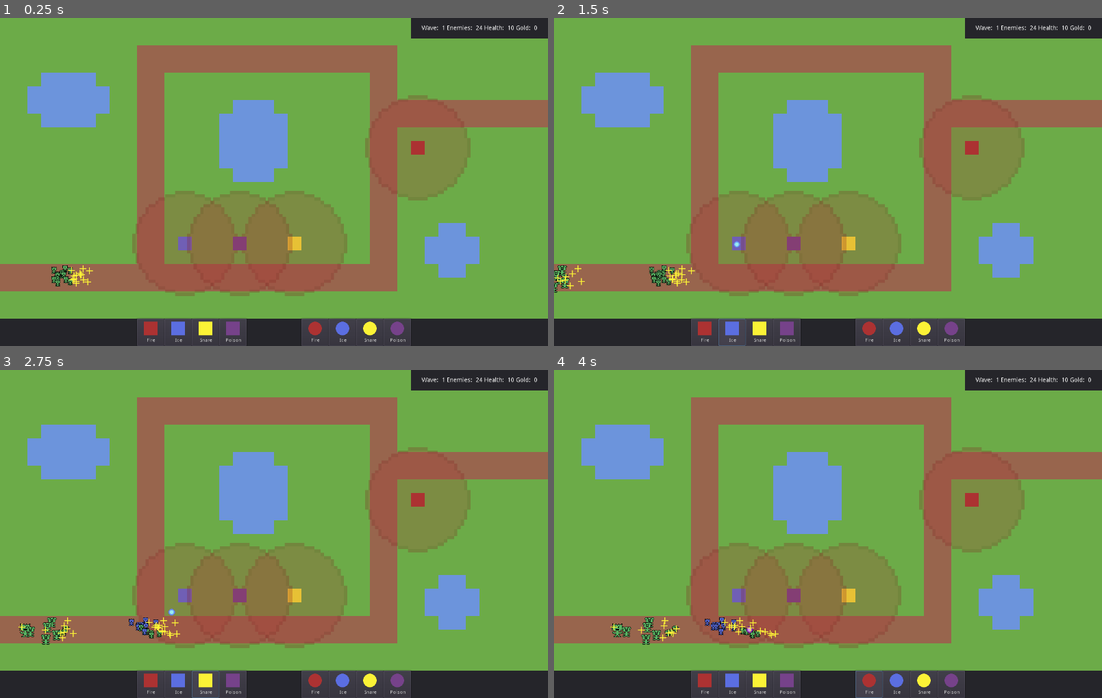
Above: before the commit, frames 1-4 (two rows, left to right).
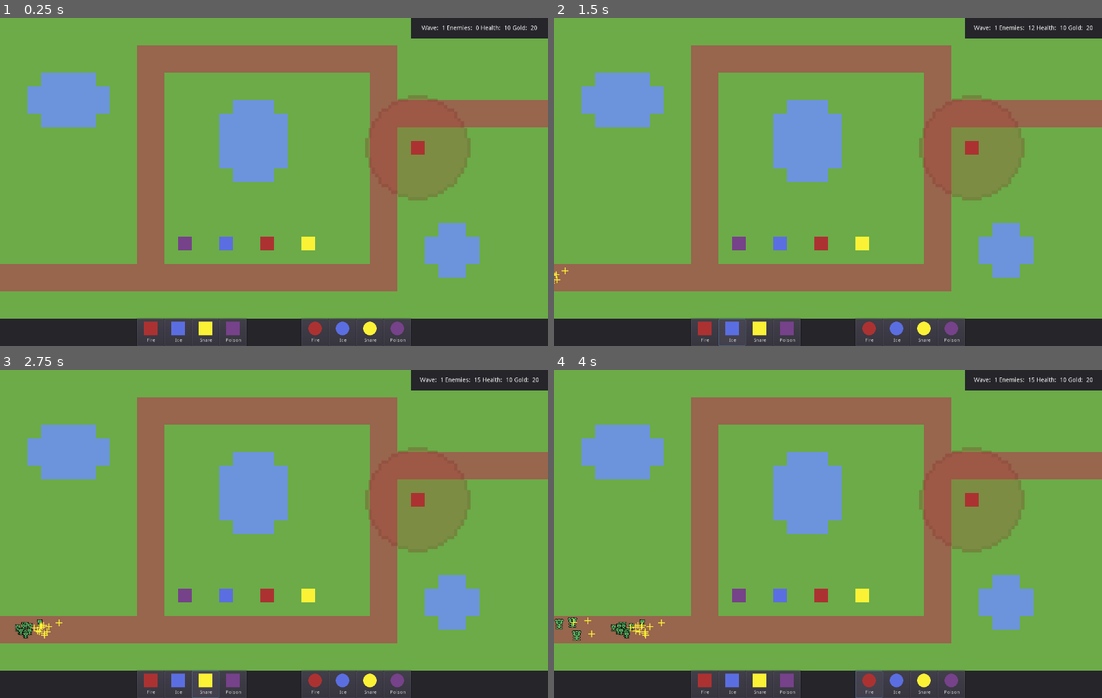
Above: after the commit, the same moments.

Repository: ivocoumans/godotwildjam72
Game: Godot game, scene res://screens/GameplayScreen.tscn
Two runs of this game, one before a commit and one after it. Both use one fixed random seed, a clock stepped at 60 frames per second and the inputs below.
Inputs:
- Up to frame 1 (0.25 s): no input
- Up to frame 2 (1.5 s): click "Fire" at 0.5 s; click "Ice" at 1.25 s
- Up to frame 3 (2.75 s): click "Snare" at 2 s
- Up to frame 4 (4 s): click "Poison" at 2.75 s; click "Fire" at 3.5 s

The runs differ from the first frame. In frame 1, 7.6% of the frame differs, in the area x 9-98%, y 2-85%; in frame 2, 7.9%; in frame 3, 8.1%; in frame 4, 8.3%, in the area x 0-99%, y 2-85%.

Commit message:
667: create a wave system, 662: add ability casting cost

Diff:
--- a/actors/enemies/BossEnemy.tscn
+++ b/actors/enemies/BossEnemy.tscn
@@ -9,9 +9,9 @@
 
 [node name="BossEnemy" type="KinematicBody2D"]
 script = ExtResource( 3 )
-health = 35.0
+health = 50.0
 damage = 5.0
-gold = 15.0
+gold = 5.0
 speed = 75.0
 
 [node name="Sprite" type="Sprite" parent="."]
--- a/actors/enemies/FastEnemy.tscn
+++ b/actors/enemies/FastEnemy.tscn
@@ -10,7 +10,7 @@
 [node name="FastEnemy" type="KinematicBody2D"]
 script = ExtResource( 3 )
 health = 10.0
-gold = 3.0
+gold = 2.0
 speed = 100.0
 
 [node name="Sprite" type="Sprite" parent="."]
--- a/actors/enemies/RegularEnemy.tscn
+++ b/actors/enemies/RegularEnemy.tscn
@@ -9,6 +9,7 @@
 
 [node name="RegularEnemy" type="KinematicBody2D"]
 script = ExtResource( 3 )
+health = 12.0
 
 [node name="Sprite" type="Sprite" parent="."]
 position = Vector2( 8, 8 )
--- a/actors/enemies/StrongEnemy.tscn
+++ b/actors/enemies/StrongEnemy.tscn
@@ -9,6 +9,10 @@
 
 [node name="StrongEnemy" type="KinematicBody2D"]
 script = ExtResource( 3 )
+health = 17.0
+damage = 2.0
+gold = 2.0
+speed = 80.0
 
 [node name="Sprite" type="Sprite" parent="."]
 position = Vector2( 12, 12 )
--- a/common/event_bus.gd
+++ b/common/event_bus.gd
@@ -1,15 +1,15 @@
 extends Node
 
 
-signal tower_fired(position, destination, type, amount)
+signal fire_bullet(bullet, origin, target, amount)
 signal base_hit(damage)
 signal enemy_killed(gold)
 signal build_mode(tower)
 signal active_ability(ability)
 
 
-func emit_tower_fired(position: Vector2, destination: Vector2, type: int, amount: int = 1) -> void:
-	emit_signal("tower_fired", position, destination, type, amount)
+func emit_fire_bullet(bullet: Resource, origin: Vector2, target: Vector2, amount: int = 1) -> void:
+	emit_signal("fire_bullet", bullet, origin, target, amount)
 
 
 func emit_base_hit(damage: float) -> void:
--- /dev/null
+++ b/common/wave_data.gd
@@ -0,0 +1,112 @@
+extends Node
+class_name WaveData
+
+
+const wave_data = {
+	# level 1
+	0: {
+		# wave 1
+		0: {
+			# groups
+			0: {
+				# enemies
+				0: {
+					"type": 0,
+					"amount": 12,
+					"delay": 0
+				}
+			},
+			1: {
+				0: {
+					"type": 1,
+					"amount": 3,
+					"delay": 2.0
+				}
+			},
+			2: {
+				0: {
+					"type": 2,
+					"amount": 3,
+					"delay": 5.0
+				}
+			},
+			3: {
+				0: {
+					"type": 3,
+					"amount": 1,
+					"delay": 8.0
+				}
+			}
+		},
+
+		# wave 2
+		1: {
+			# groups
+			0: {
+				# enemies
+				0: {
+					"type": 0,
+					"amount": 15,
+					"delay": 0
+				},
+				1: {
+					"type": 1,
+					"amount": 3,
+					"delay": 2.0
+				}
+			},
+			1: {
+				0: {
+					"type": 0,
+					"amount": 12,
+					"delay": 7.5
+				},
+				1: {
+					"type": 1,
+					"amount": 3,
+					"delay": 10.0
+				},
+				2: {
+					"type": 2,
+					"amount": 3,
+					"delay": 12.5
+				}
+			},
+			2: {
+				0: {
+					"type": 2,
+					"amount": 7,
+					"delay": 20.0
+				},
+				1: {
+					"type": 1,
+					"amount": 10,
+					"delay": 22.5
+				}
+			},
+			3: {
+				0: {
+					"type": 0,
+					"amount": 10,
+					"delay": 35.0
+				},
+				1: {
+					"type": 3,
+					"amount": 1,
+					"delay": 30.0
+				},
+				2: {
+					"type": 1,
+					"amount": 5,
+					"delay": 33.0
+				}
+			}
+		}
+	}
+}
+
+
+static func get_wave_data(level, wave: int) -> Dictionary:
+	if wave_data.size() >= level + 1 and wave_data[level].size() >= wave + 1:
+		return wave_data[level][wave]
+	return {}
--- a/objects/BulletSpawner.gd
+++ b/objects/BulletSpawner.gd
@@ -1,30 +1,11 @@
 extends Node
 
 
-const ExplosiveBullet: Resource = preload("res://objects/bullets/ExplosiveBullet.tscn")
-const FreezeBullet: Resource = preload("res://objects/bullets/FreezeBullet.tscn")
-const SnareBullet: Resource = preload("res://objects/bullets/SnareBullet.tscn")
-const PoisonBullet: Resource = preload("res://objects/bullets/PoisonBullet.tscn")
-
-
-func spawn_bullets(position: Vector2, destination: Vector2, type: int, amount: int = 1) -> Array:
+func spawn_bullets2(bullet: Resource, origin: Vector2, target: Vector2, amount: int = 1) -> Array:
 	var local_bullets: Array = []
 	for i in amount:
-		var bullet: Node2D = _create_bullet_instance(type)
-		bullet.position = position
-		bullet.destination = destination
-		local_bullets.append(bullet)
+		var bullet_instance: Node2D = bullet.instance()
+		bullet_instance.position = origin
+		bullet_instance.destination = target
+		local_bullets.append(bullet_instance)
 	return local_bullets
-
-
-func _create_bullet_instance(type: int) -> Node2D:
-	var bullet: Node2D = null
-	if type == 0:
-		bullet = ExplosiveBullet.instance()
-	elif type == 1:
-		bullet = FreezeBullet.instance()
-	elif type == 2:
-		bullet = SnareBullet.instance()
-	elif type == 3:
-		bullet = PoisonBullet.instance()
-	return bullet
--- /dev/null
+++ b/objects/abilities/AbilityBase.gd
@@ -0,0 +1,10 @@
+extends Node2D
+class_name AbilityBase
+
+
+export (float) var cost: float = 0.0
+export (Resource) var bullet: Resource = null
+
+
+func activate(origin: Vector2, target: Vector2) -> void:
+	EventBus.emit_fire_bullet(bullet, origin, target)
--- /dev/null
+++ b/objects/abilities/AbilityBase.tscn
@@ -0,0 +1,3 @@
+[gd_scene format=2]
+
+[node name="AbilityBase" type="Node2D"]
--- /dev/null
+++ b/objects/abilities/ExplosiveAbility.gd
@@ -0,0 +1 @@
+extends AbilityBase
--- /dev/null
+++ b/objects/abilities/ExplosiveAbility.tscn
@@ -0,0 +1,14 @@
+[gd_scene load_steps=4 format=2]
+
+[ext_resource path="res://objects/abilities/AbilityBase.tscn" type="PackedScene" id=1]
+[ext_resource path="res://objects/abilities/ExplosiveAbility.gd" type="Script" id=2]
+[ext_resource path="res://objects/bullets/ExplosiveBullet.tscn" type="PackedScene" id=3]
+
+[node name="ExplosiveAbility" type="Node2D"]
+script = ExtResource( 2 )
+cost = 10.0
+bullet = ExtResource( 3 )
+
+[node name="Sprite" type="Sprite" parent="."]
+
+[node name="AbilityBase" parent="." instance=ExtResource( 1 )]
--- /dev/null
+++ b/objects/abilities/FreezeAbility.gd
@@ -0,0 +1 @@
+extends AbilityBase
--- /dev/null
+++ b/objects/abilities/FreezeAbility.tscn
@@ -0,0 +1,14 @@
+[gd_scene load_steps=4 format=2]
+
+[ext_resource path="res://objects/abilities/AbilityBase.tscn" type="PackedScene" id=1]
+[ext_resource path="res://objects/abilities/FreezeAbility.gd" type="Script" id=2]
+[ext_resource path="res://objects/bullets/FreezeBullet.tscn" type="PackedScene" id=3]
+
+[node name="FreezeAbility" type="Node2D"]
+script = ExtResource( 2 )
+cost = 15.0
+bullet = ExtResource( 3 )
+
+[node name="Sprite" type="Sprite" parent="."]
+
+[node name="AbilityBase" parent="." instance=ExtResource( 1 )]
--- /dev/null
+++ b/objects/abilities/PoisonAbility.gd
@@ -0,0 +1 @@
+extends AbilityBase
--- /dev/null
+++ b/objects/abilities/PoisonAbility.tscn
@@ -0,0 +1,14 @@
+[gd_scene load_steps=4 format=2]
+
+[ext_resource path="res://objects/abilities/AbilityBase.tscn" type="PackedScene" id=1]
+[ext_resource path="res://objects/abilities/PoisonAbility.gd" type="Script" id=2]
+[ext_resource path="res://objects/bullets/PoisonBullet.tscn" type="PackedScene" id=3]
+
+[node name="PoisonAbility" type="Node2D"]
+script = ExtResource( 2 )
+cost = 20.0
+bullet = ExtResource( 3 )
+
+[node name="Sprite" type="Sprite" parent="."]
+
+[node name="AbilityBase" parent="." instance=ExtResource( 1 )]
--- /dev/null
+++ b/objects/abilities/SnareAbility.gd
@@ -0,0 +1 @@
+extends AbilityBase
--- /dev/null
+++ b/objects/abilities/SnareAbility.tscn
@@ -0,0 +1,14 @@
+[gd_scene load_steps=4 format=2]
+
+[ext_resource path="res://objects/abilities/AbilityBase.tscn" type="PackedScene" id=1]
+[ext_resource path="res://objects/abilities/SnareAbility.gd" type="Script" id=2]
+[ext_resource path="res://objects/bullets/SnareBullet.tscn" type="PackedScene" id=3]
+
+[node name="SnareAbility" type="Node2D"]
+script = ExtResource( 2 )
+cost = 17.0
+bullet = ExtResource( 3 )
+
+[node name="Sprite" type="Sprite" parent="."]
+
+[node name="AbilityBase" parent="." instance=ExtResource( 1 )]
--- a/objects/bullets/ExplosiveBullet.gd
+++ b/objects/bullets/ExplosiveBullet.gd
@@ -1,7 +1,7 @@
 extends BulletBase
 
 
-var damage: float = 9.0
+export (float) var damage: float = 9.0
 
 
 func _apply_effect(body: PhysicsBody2D) -> void:
--- a/objects/bullets/ExplosiveBullet.tscn
+++ b/objects/bullets/ExplosiveBullet.tscn
@@ -6,7 +6,7 @@
 
 [node name="ExplosiveBullet" type="Node2D"]
 script = ExtResource( 3 )
-speed = 225.0
+speed = 175.0
 
 [node name="Sprite" type="Sprite" parent="."]
 texture = ExtResource( 2 )
--- a/objects/bullets/FreezeBullet.gd
+++ b/objects/bullets/FreezeBullet.gd
@@ -1,9 +1,9 @@
 extends BulletBase
 
 
-var damage: float = 2.0
-var slow_multiplier: float = 0.5
-var slow_duration: float = 3.0
+export (float) var damage: float = 2.0
+export (float) var slow_multiplier: float = 0.5
+export (float) var slow_duration: float = 3.0
 
 
 func _apply_effect(body: PhysicsBody2D) -> void:
--- a/objects/bullets/PoisonBullet.gd
+++ b/objects/bullets/PoisonBullet.gd
@@ -1,9 +1,9 @@
 extends BulletBase
 
 
-var tick_damage: float = 3.0
-var tick_duration: float = 0.7
-var ticks: float = 3
+export (float) var tick_damage: float = 3.0
+export (float) var tick_duration: float = 0.7
+export (float) var ticks: float = 3
 
 
 func _apply_effect(body: PhysicsBody2D) -> void:
--- a/objects/bullets/SnareBullet.gd
+++ b/objects/bullets/SnareBullet.gd
@@ -1,8 +1,8 @@
 extends BulletBase
 
 
-var slow_multiplier: float = 0.0
-var slow_duration: float = 2.0
+export (float) var slow_multiplier: float = 0.0
+export (float) var slow_duration: float = 2.0
 
 
 func _apply_effect(body: PhysicsBody2D) -> void:
--- a/objects/towers/ExplosiveTower.tscn
+++ b/objects/towers/ExplosiveTower.tscn
@@ -1,11 +1,15 @@
-[gd_scene load_steps=4 format=2]
+[gd_scene load_steps=5 format=2]
 
 [ext_resource path="res://objects/towers/TowerBase.tscn" type="PackedScene" id=1]
 [ext_resource path="res://assets/tower1.png" type="Texture" id=2]
 [ext_resource path="res://objects/towers/ExplosiveTower.gd" type="Script" id=3]
+[ext_resource path="res://objects/bullets/ExplosiveBullet.tscn" type="PackedScene" id=4]
 
 [node name="ExplosiveTower" type="Node2D"]
 script = ExtResource( 3 )
+fire_rate = 0.75
+bullet = ExtResource( 4 )
+cost = 20.0
 
 [node name="Sprite" type="Sprite" parent="."]
 position = Vector2( 16, 16 )
--- a/objects/towers/FreezeTower.tscn
+++ b/objects/towers/FreezeTower.tscn
@@ -1,14 +1,15 @@
-[gd_scene load_steps=4 format=2]
+[gd_scene load_steps=5 format=2]
 
 [ext_resource path="res://objects/towers/TowerBase.tscn" type="PackedScene" id=1]
 [ext_resource path="res://assets/tower2.png" type="Texture" id=2]
 [ext_resource path="res://objects/towers/FreezeTower.gd" type="Script" id=3]
+[ext_resource path="res://objects/bullets/FreezeBullet.tscn" type="PackedScene" id=4]
 
 [node name="FreezeTower" type="Node2D"]
 script = ExtResource( 3 )
 fire_rate = 1.0
-bullet_type = 1
-cost = 8.0
+bullet = ExtResource( 4 )
+cost = 30.0
 
 [node name="Sprite" type="Sprite" parent="."]
 position = Vector2( 16, 16 )
--- a/objects/towers/PoisonTower.tscn
+++ b/objects/towers/PoisonTower.tscn
@@ -1,14 +1,15 @@
-[gd_scene load_steps=4 format=2]
+[gd_scene load_steps=5 format=2]
 
 [ext_resource path="res://objects/towers/TowerBase.tscn" type="PackedScene" id=1]
 [ext_resource path="res://assets/tower5.png" type="Texture" id=2]
 [ext_resource path="res://objects/towers/PoisonTower.gd" type="Script" id=3]
+[ext_resource path="res://objects/bullets/PoisonBullet.tscn" type="PackedScene" id=4]
 
 [node name="PoisonTower" type="Node2D"]
 script = ExtResource( 3 )
 fire_rate = 2.5
-bullet_type = 3
-cost = 15.0
+bullet = ExtResource( 4 )
+cost = 50.0
 
 [node name="Sprite" type="Sprite" parent="."]
 position = Vector2( 16, 16 )
--- a/objects/towers/SnareTower.tscn
+++ b/objects/towers/SnareTower.tscn
@@ -1,14 +1,15 @@
-[gd_scene load_steps=4 format=2]
+[gd_scene load_steps=5 format=2]
 
 [ext_resource path="res://objects/towers/TowerBase.tscn" type="PackedScene" id=1]
 [ext_resource path="res://assets/tower3.png" type="Texture" id=2]
 [ext_resource path="res://objects/towers/SnareTower.gd" type="Script" id=3]
+[ext_resource path="res://objects/bullets/SnareBullet.tscn" type="PackedScene" id=4]
 
 [node name="SnareTower" type="Node2D"]
 script = ExtResource( 3 )
 fire_rate = 3.0
-bullet_type = 2
-cost = 12.0
+bullet = ExtResource( 4 )
+cost = 40.0
 
 [node name="Sprite" type="Sprite" parent="."]
 position = Vector2( 16, 16 )
--- a/objects/towers/TowerBase.gd
+++ b/objects/towers/TowerBase.gd
@@ -5,7 +5,7 @@
 export (bool) var is_enabled: bool = true
 export (bool) var show_radius: bool = false
 export (float) var fire_rate: float = 0.5
-export (int) var bullet_type: int = 0
+export (Resource) var bullet: Resource = null
 export (float) var cost: float = 5.0
 
 
@@ -28,7 +28,7 @@
 	if _timer >= fire_rate:
 		_timer = 0
 		var enemy = _find_closest_enemy()
-		EventBus.emit_tower_fired(position + $Sprite.position, enemy.global_position, bullet_type)
+		EventBus.emit_fire_bullet(bullet, position + $Sprite.position, enemy.global_position)
 
 
 func _find_closest_enemy() -> Node2D:
--- a/project.godot
+++ b/project.godot
@@ -9,6 +9,11 @@
 config_version=4
 
 _global_script_classes=[ {
+"base": "Node2D",
+"class": "AbilityBase",
+"language": "GDScript",
+"path": "res://objects/abilities/AbilityBase.gd"
+}, {
 "base": "Node2D",
 "class": "BulletBase",
 "language": "GDScript",
@@ -38,14 +43,21 @@
 "class": "TowerBase",
 "language": "GDScript",
 "path": "res://objects/towers/TowerBase.gd"
+}, {
+"base": "Node",
+"class": "WaveData",
+"language": "GDScript",
+"path": "res://common/wave_data.gd"
 } ]
 _global_script_class_icons={
+"AbilityBase": "",
 "BulletBase": "",
 "Common": "",
 "DamageOverTimeEffect": "",
 "EnemyBase": "",
 "SlowEffect": "",
-"TowerBase": ""
+"TowerBase": "",
+"WaveData": ""
 }
 
 [application]
--- a/screens/GameplayScreen.gd
+++ b/screens/GameplayScreen.gd
@@ -6,19 +6,26 @@
 const SnareTower: PackedScene = preload("res://objects/towers/SnareTower.tscn")
 const PoisonTower: PackedScene = preload("res://objects/towers/PoisonTower.tscn")
 
+const ExplosiveAbility: PackedScene = preload("res://objects/abilities/ExplosiveAbility.tscn")
+const FreezeAbility: PackedScene = preload("res://objects/abilities/FreezeAbility.tscn")
+const SnareAbility: PackedScene = preload("res://objects/abilities/SnareAbility.tscn")
+const PoisonAbility: PackedScene = preload("res://objects/abilities/PoisonAbility.tscn")
+
 
 const GRID_SIZE: int = 32
 const SCREEN_EDGE: int = 700
 
 
 var _health: float = 10.0
-var _gold: float = 0.0
+var _gold: float = 20.0
 var _enemies: int = 0
-var _wave: int = 0
+var _level: int = 0
+var _wave: int = -1
 var _is_build_mode: bool = false
 var _active_tower: int = -1
 var _active_ability: int = -1
-var _wave_timer: float = 0
+var _spawn_timer: float = 0
+var _enemies_to_spawn: Array = []
 
 
 onready var viewport_size: Vector2 = get_viewport().size
@@ -51,10 +58,19 @@
 func _process(delta: float) -> void:
 	_process_camera(delta)
 	_process_building(delta)
-	_wave_timer += delta
-	if _wave_timer > 10:
-		_wave_timer = 0
-		_spawn_wave()
+
+	# spawn
+	_spawn_timer += delta
+	if _spawn_timer >= 0.5:
+		_spawn_timer = 0
+		var enemies_to_remove: Array = []
+		for enemy in _enemies_to_spawn:
+			enemy.delay -= 0.5
+			if enemy.delay <= 0:
+				enemies_to_remove.append(enemy)
+				_spawn_enemies(enemy.type, enemy.amount)
+		for enemy in enemies_to_remove:
+			_enemies_to_spawn.remove(_enemies_to_spawn.find(enemy))
 
 
 func _ready_ui() -> void:
@@ -65,7 +81,7 @@
 
 
 func _ready_events() -> void:
-	var _error = EventBus.connect("tower_fired", self, "_on_EventBus_tower_fired")
+	var _error = EventBus.connect("fire_bullet", self, "_on_EventBus_fire_bullet")
 	_error = EventBus.connect("base_hit", self, "_on_EventBus_base_hit")
 	_error = EventBus.connect("enemy_killed", self, "_on_EventBus_enemy_killed")
 	_error = EventBus.connect("build_mode", self, "_on_EventBus_build_mode")
@@ -110,10 +126,14 @@
 		return
 
 	# activate ability
-	if event.is_action_pressed("ui_select"):
+	# TODO: variable cost from ability definition
+	if event.is_action_pressed("ui_select") and _gold >= 10:
 		var mouse_position: Vector2 = _get_mouse_position()
 		if mouse_position.y <= SCREEN_EDGE:
-			_spawn_bullets(mouse_position - Vector2(50, 50), mouse_position, _active_ability, 1)
+			var ability = _get_ability_instance(_active_ability)
+			ability.activate(mouse_position - Vector2(50, 50), mouse_position)
+			_gold -= ability.cost
+			ui.set_gold(_gold)
 
 
 
@@ -153,13 +173,17 @@
 
 
 func _spawn_wave() -> void:
-	# TODO
 	_wave += 1
-	_spawn_enemies(0, 15, 250)
-	_spawn_enemies(1, 5, 0)
-	_spawn_enemies(2, 3, -50)
-	_spawn_enemies(3, 1, -250)
-	ui.set_wave(_wave)
+	_enemies_to_spawn = []
+	var wave_data = WaveData.get_wave_data(_level, _wave)
+	if wave_data.empty():
+		return
+	for group_key in wave_data:
+		var group = wave_data[group_key]
+		for enemy_key in group:
+			var enemy = group[enemy_key]
+			_enemies_to_spawn.append(enemy)
+	ui.set_wave(_wave + 1)
 
 
 func _spawn_enemies(type: int = 0, amount: int = 1, offset: float = 0) -> void:
@@ -182,8 +206,8 @@
 	return false
 
 
-func _spawn_bullets(position: Vector2, destination: Vector2, type: int, amount: int = 1) -> void:
-	var spawned_bullets: Array = bullet_spawner.spawn_bullets(position, destination, type, amount)
+func _spawn_bullets(bullet: Resource, origin: Vector2, target: Vector2, amount: int = 1) -> void:
+	var spawned_bullets: Array = bullet_spawner.spawn_bullets2(bullet, origin, target, amount)
 	for bullet in spawned_bullets:
 		bullets.add_child(bullet)
 
@@ -204,8 +228,19 @@
 	return Tower.instance()
 
 
-func _on_EventBus_tower_fired(position: Vector2, destination: Vector2, type: int, amount: int = 1) -> void:
-	_spawn_bullets(position, destination, type, amount)
+func _get_ability_instance(ability: int = 0) -> Node:
+	var Ability: PackedScene = ExplosiveAbility
+	if ability == 1:
+		Ability = FreezeAbility
+	elif ability == 2:
+		Ability = SnareAbility
+	elif ability == 3:
+		Ability = PoisonAbility
+	return Ability.instance()
+
+
+func _on_EventBus_fire_bullet(bullet: Resource, origin: Vector2, target: Vector2, amount: int = 1) -> void:
+	_spawn_bullets(bullet, origin, target, amount)
 
 
 func _on_EventBus_base_hit(damage: float) -> void:
@@ -219,6 +254,7 @@
 		_enemies = 0
 		# TODO: wave cleared
 		print("Wave cleared")
+		_spawn_wave()
 	ui.set_health(_health)
 	ui.set_enemies(_enemies)
 
@@ -230,6 +266,7 @@
 		_enemies = 0
 		# TODO: wave cleared
 		print("Wave cleared")
+		_spawn_wave()
 	ui.set_gold(_gold)
 	ui.set_enemies(_enemies)
 
--- a/screens/GameplayScreen.tscn
+++ b/screens/GameplayScreen.tscn
@@ -45,17 +45,17 @@
 position = Vector2( 960, 288 )
 show_radius = true
 
+[node name="ExplosiveTower2" parent="Node2D/Towers" instance=ExtResource( 1 )]
+position = Vector2( 608, 512 )
+
 [node name="FreezeTower" parent="Node2D/Towers" instance=ExtResource( 9 )]
-position = Vector2( 416, 512 )
-show_radius = true
+position = Vector2( 512, 512 )
 
 [node name="SnareTower" parent="Node2D/Towers" instance=ExtResource( 10 )]
-position = Vector2( 672, 512 )
-show_radius = true
+position = Vector2( 704, 512 )
 
 [node name="PoisonTower" parent="Node2D/Towers" instance=ExtResource( 8 )]
-position = Vector2( 544, 512 )
-show_radius = true
+position = Vector2( 416, 512 )
 
 [node name="Enemies" type="YSort" parent="Node2D"]
 
